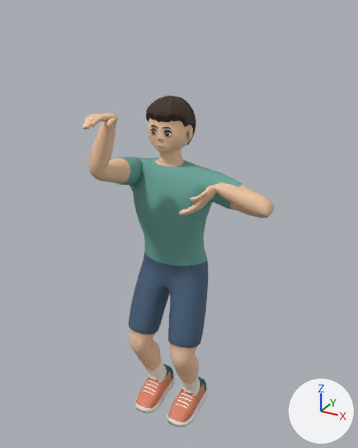
What one commit did to the glTF model 籃球遊戲/public/models/athlete_game.glb.
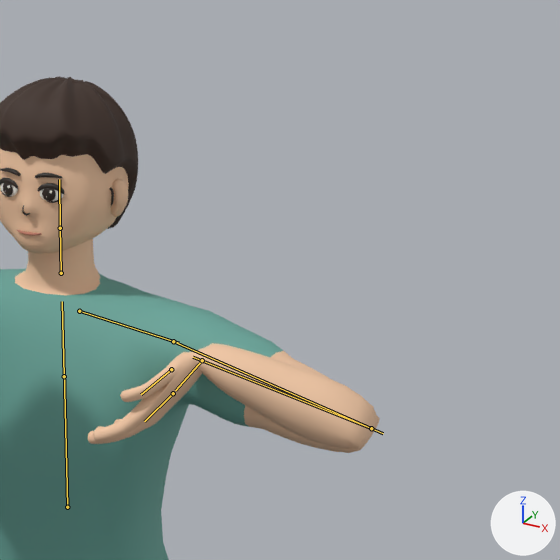
Each version is shown whole from a 50 mm lens placed at (1.058, -1.874, 2.009), pointed at (0.101, -0.134, 1.139), then close up on the part from 42% to 93% of the width and 16% to 56% of the height. The lights are fixed; the arrows at lower right show +X, +Y and +Z. The older version's two pictures come first. Both versions are drawn at frame 24 of the action 'Shoot'; the numbers are the values there. The bones that change, and the others that lie on the model, are drawn over the model as lines in the close-ups.

The first close-up shows 'Athlete'.
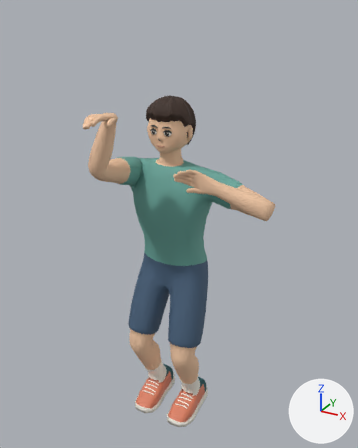
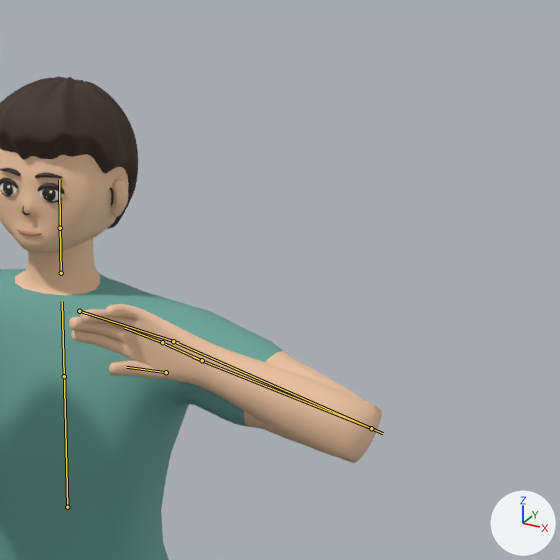
Location of each change, [x1, y1, x2, y2] in pixels of the close-ups (560 x 560 px):
'Athlete', posed
    before: [0, 76, 380, 560]
    after: [0, 76, 382, 560]
bone 'hand.L', root to tip
    before: (202, 360) to (175, 390)
    after: (202, 360) to (165, 344)

What the commit changed:
Bone 'forearm.L' (bone_forearm_l) turns from (171, 22, 23) to (93, 82, -61) degrees about its own x, y and z.
Bone 'hand.L' (bone_hand_l) turns from (92, 53, 25) to (0, 0, 0) degrees about its own x, y and z.
